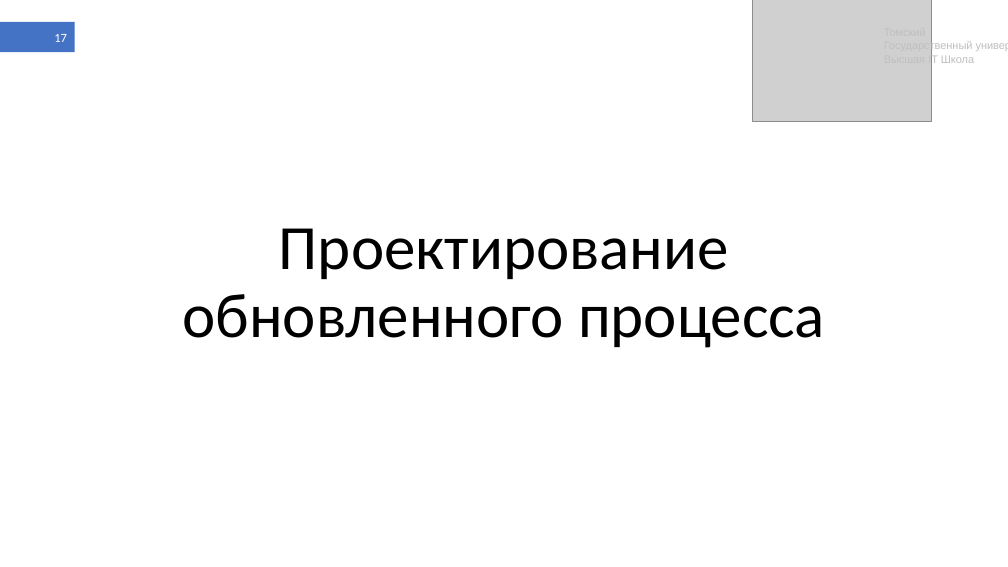
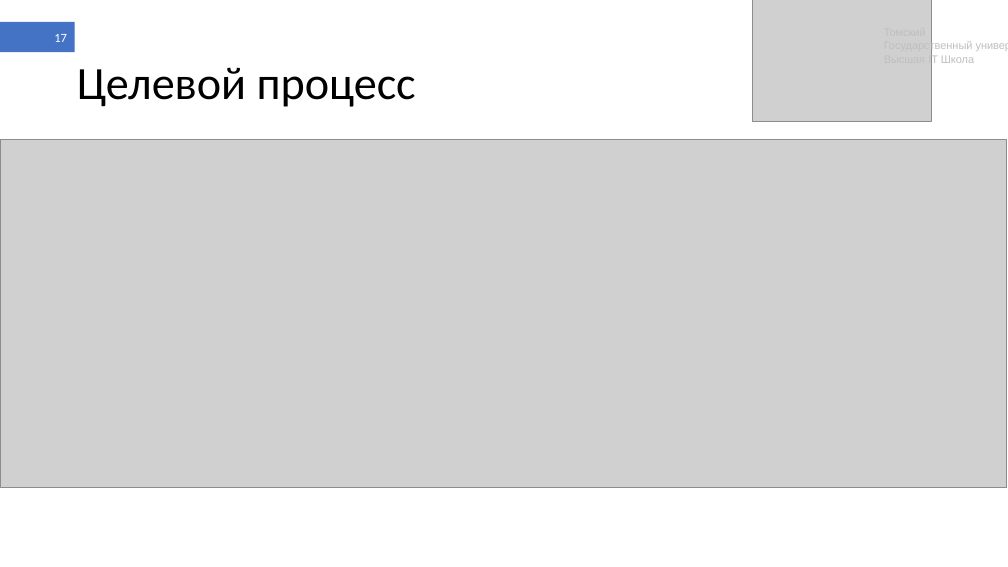
Before and after one commit to shameoff/GraduateWork, a slide deck: slide 17 of Презентация ВКР (в шаблоне).pptx. Drawn at 1008x567 pixels with LibreOffice and Linux fonts; fonts in the diff are those of the drawing; grey boxes stand for pictures. Boxes give left, top, right and bottom in pixels: in the first picture for what was removed or moved away, otherwise in the second. Text is boxed around its words. In the diff, an @@ line names an element or a change of style, - is before the commit and + after.

```diff
--- a/Презентация ВКР (в шаблоне).pptx
+++ b/Презентация ВКР (в шаблоне).pptx
@@ title added at <box>77,67,416,107</box>, 44 pt, text #000000 @@
+Целевой процесс
@@ picture added at <box>0,140,1007,488</box> @@
@@ title removed at <box>182,228,825,348</box> @@
-Проектирование обновленного процесса
```
Also in this commit, not shown: 14 other slides changed, 2 slides added, 1 slide removed.
